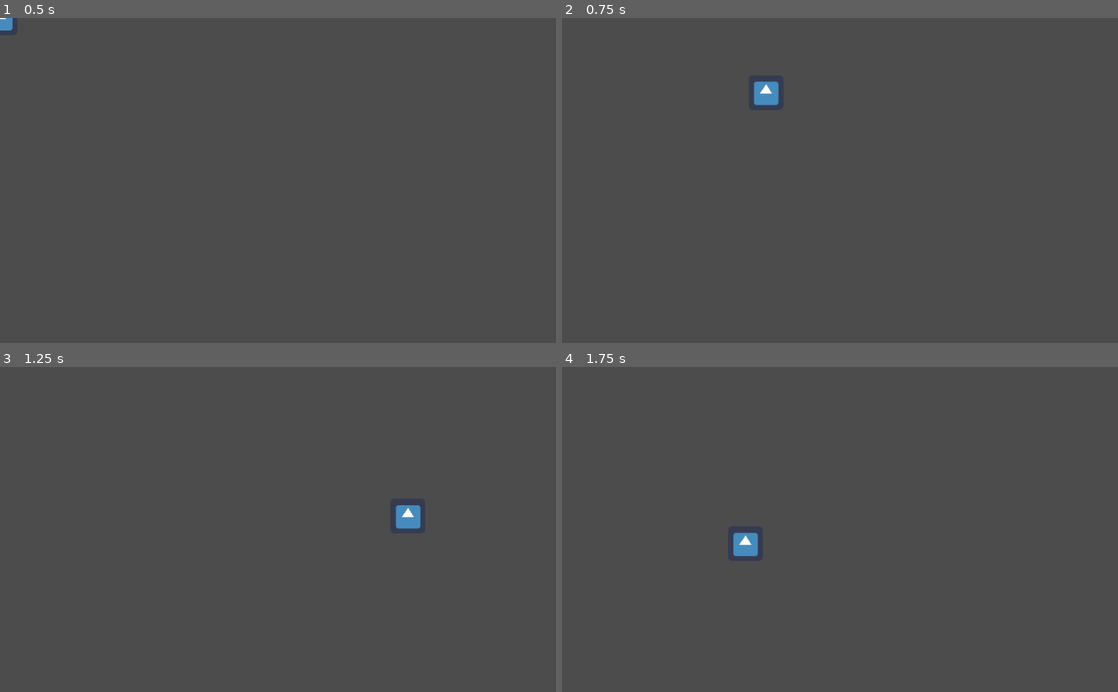
Above: before the commit, frames 1-4 (two rows, left to right).
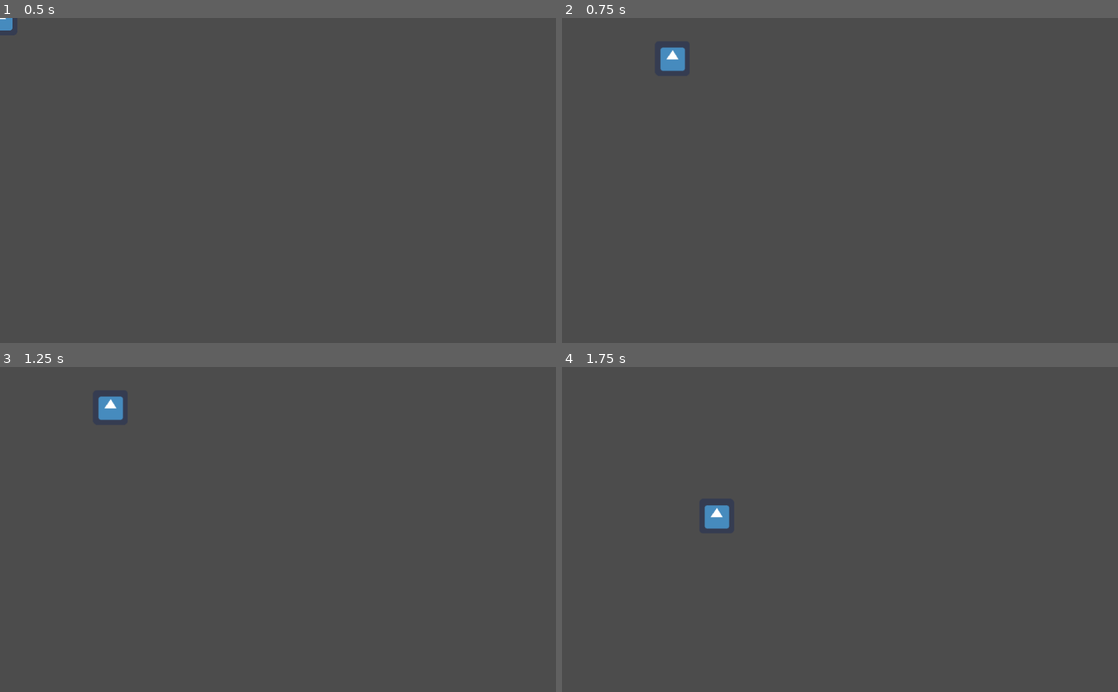
Above: after the commit, the same moments.

Repository: jedster1111/gamejam-2021
Game: Godot game, scene res://src/actors/Player.tscn
Same seed, same stepped clock (60 frames per second), same inputs: the game is played once before the commit and once after it. The project has no main scene, so this scene is started directly. The engine's default icon, where the game draws it, is replaced by a stand-in: a white triangle on a blue panel in a dark square.
Inputs (mouse positions are in pixels of both pictures, inside the frame that each line leads up to):
- Up to frame 1 (0.5 s): no input
- Up to frame 2 (0.75 s): tap Enter at 0.5 s; move the mouse to (962, 164) at 0.52 s; press the mouse at (962, 164) at 0.53 s
- Up to frame 3 (1.25 s): no input
- Up to frame 4 (1.75 s): move the mouse to (728, 545) at 1.27 s; release the mouse at (728, 545) at 1.28 s; click (728, 545) at 1.35 s

Frame 1 is identical in both runs. In frame 2, 0.7% of the frame differs, in the area x 17-39%, y 8-27%; in frame 3, 0.7%; in frame 4, 0.7%.

Commit message:
Dash on just pressed

Diff:
--- a/src/actors/Player.gd
+++ b/src/actors/Player.gd
@@ -10,7 +10,7 @@
 	move_player()
 
 func move_player():
-	if Input.is_action_pressed("dash"):
+	if Input.is_action_just_pressed("dash"):
 		var mouse_pos = get_viewport().get_mouse_position()
 		start_pos = position
 		direction = (mouse_pos - position).normalized()
